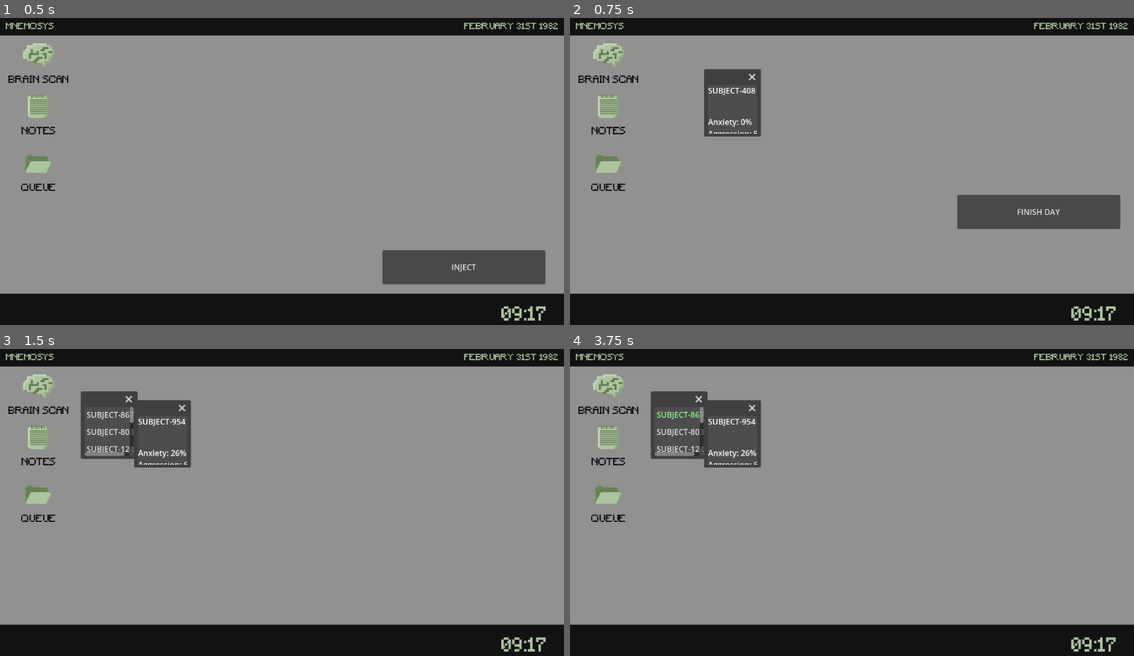
Above: before the commit, frames 1-4 (two rows, left to right).
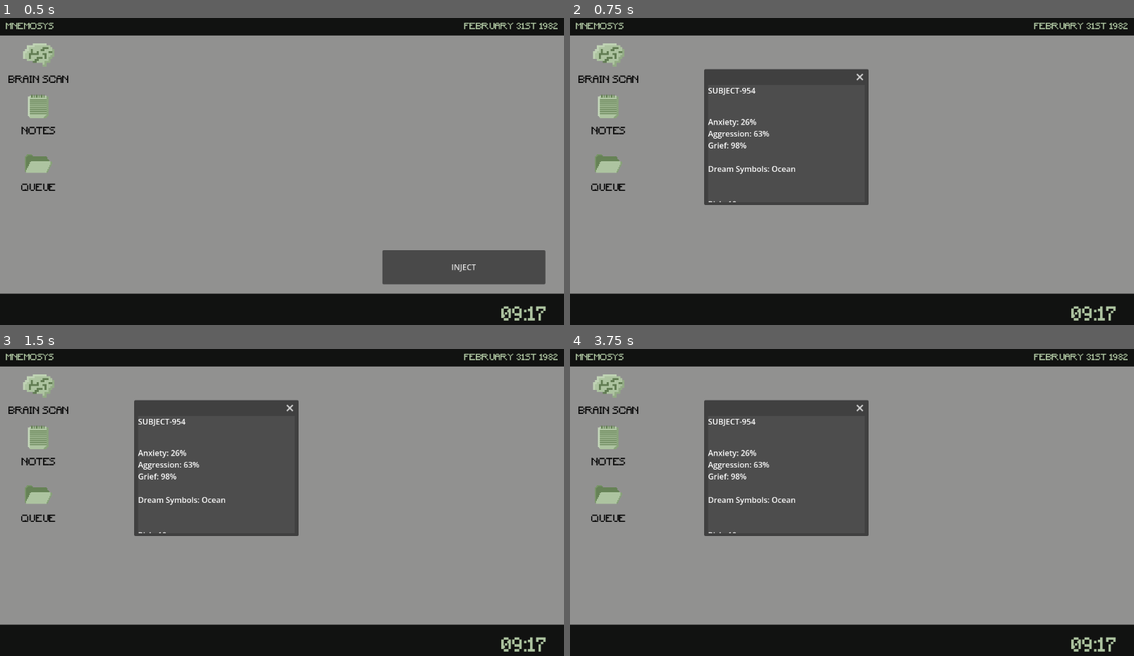
Above: after the commit, the same moments.

Repository: etper/papers-please
Game: Godot game, scene res://main.tscn
The game is run twice, just before and just after one commit, with the same random seed, the same clock (stepped at 60 frames per second) and the same inputs.
Inputs (mouse positions are in pixels of both pictures, inside the frame that each line leads up to):
- Up to frame 1 (0.5 s): no input
- Up to frame 2 (0.75 s): click "INJECT" at 0.5 s
- Up to frame 3 (1.5 s): click (468, 542) at 1.25 s, where only the run before the commit has a clickable "FINISH DAY"
- Up to frame 4 (3.75 s): click "APPROVE" at 2 s; click "REJECT" at 2.75 s; click (682, 413) at 3.5 s, where only the run before the commit has a clickable "SUBJECT-867"

Frame 1 is identical in both runs. In frame 2, 14% of the frame differs, in the area x 23-98%, y 16-69%; in frame 3, 13%; in frame 4, 13%.

Commit message:
queue mechanic works fully!

Diff:
--- a/brain_scan_window.tscn
+++ b/brain_scan_window.tscn
@@ -4,6 +4,8 @@
 
 [node name="BrainScanPanel" type="Window" unique_id=1739591962]
 oversampling_override = 1.0
+position = Vector2i(0, 36)
+size = Vector2i(320, 240)
 script = ExtResource("1_ikkgd")
 
 [node name="CitizenIDLabel" type="Label" parent="." unique_id=488262268]
--- a/notes_window.tscn
+++ b/notes_window.tscn
@@ -1,11 +1,12 @@
 [gd_scene format=3 uid="uid://c7v1sj8d628aw"]
 
-[ext_resource type="Script" uid="uid://cytxsat51llpl" path="res://notes_window.gd" id="1_x4gok"]
+[ext_resource type="Script" uid="uid://cytxsat51llpl" path="res://scripts/notes_window.gd" id="1_x4gok"]
 [ext_resource type="FontFile" uid="uid://bng2qoccis62v" path="res://fonts/Minecraft.ttf" id="2_wcnwx"]
 
 [node name="NotesWindow" type="Window" unique_id=1577417355]
 oversampling_override = 1.0
 position = Vector2i(0, 36)
+size = Vector2i(320, 240)
 script = ExtResource("1_x4gok")
 
 [node name="MarginContainer" type="MarginContainer" parent="." unique_id=940034959]
--- a/queue_window.tscn
+++ b/queue_window.tscn
@@ -1,10 +1,10 @@
 [gd_scene format=3 uid="uid://dd1vx8dk8n04x"]
 
-[ext_resource type="Script" uid="uid://d1iv6ulphkfk5" path="res://queue_window.gd" id="1_ksnv8"]
+[ext_resource type="Script" uid="uid://d1iv6ulphkfk5" path="res://scripts/queue_window.gd" id="1_ksnv8"]
 
 [node name="QueueWindow" type="Window" unique_id=1538339635]
 oversampling_override = 1.0
-position = Vector2i(0, 36)
+size = Vector2i(320, 240)
 script = ExtResource("1_ksnv8")
 
 [node name="MarginContainer" type="MarginContainer" parent="." unique_id=34166940]
--- a/scripts/main.gd
+++ b/scripts/main.gd
@@ -28,11 +28,15 @@
 
 	brain_window.hide()
 
+	var queue_window = get_queue_window()
+
+	queue_window.hide()
+
 	brain_window.approve_pressed.connect(_on_approve_button_pressed)
 	brain_window.reject_pressed.connect(_on_reject_button_pressed)
 
-	current_citizen = generate_random_citizen()
-	display_citizen(current_citizen)
+	generate_day_queue()
+	load_next_citizen()
 
 func generate_day_queue():
 
@@ -340,4 +344,11 @@
 		preload("res://queue_window.tscn")
 	)
 
+	queue_window.citizen_selected.connect(
+		func(citizen):
+			current_citizen = citizen
+			display_citizen(citizen)
+			get_brain_window().show()
+	)
+
 	return queue_window
Renamed: notes_window.gd -> scripts/notes_window.gd
Renamed: notes_window.gd.uid -> scripts/notes_window.gd.uid
Renamed: queue_window.gd -> scripts/queue_window.gd
Renamed: queue_window.gd.uid -> scripts/queue_window.gd.uid
